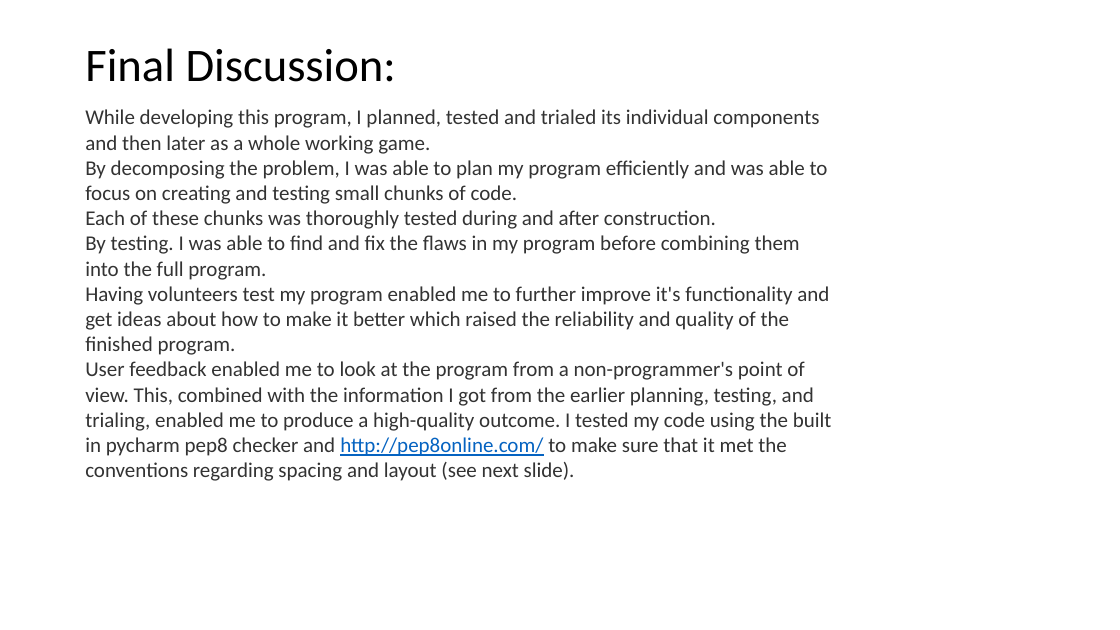
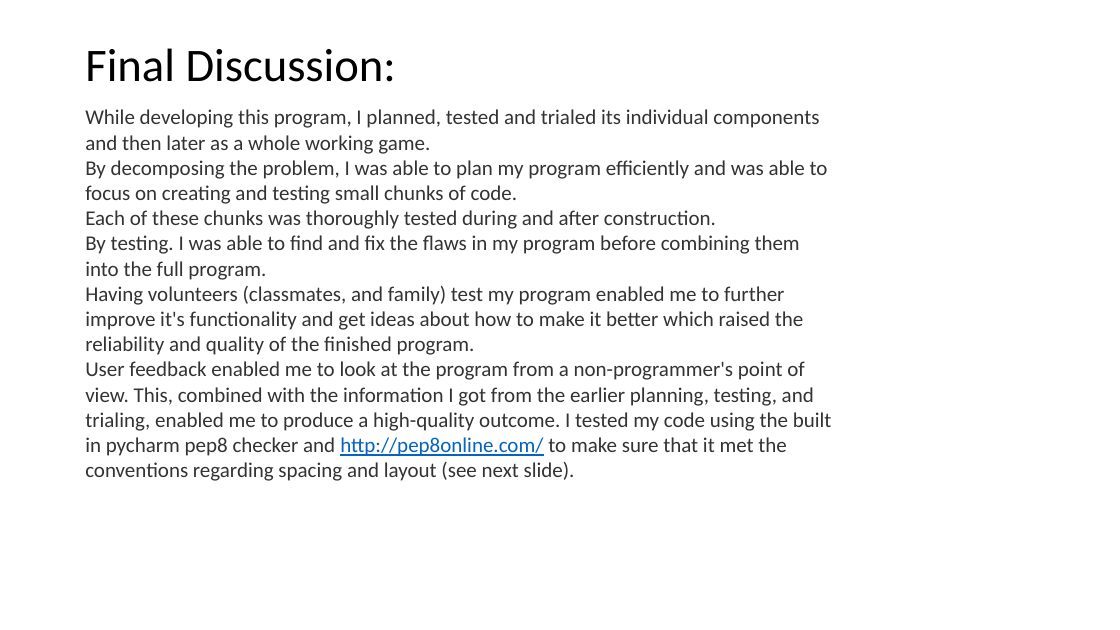
Before and after one commit to twschool/Assessment, a slide deck: slide 33 of Maori quiz documentation.pptx (slide 28 before the commit). Drawn at 1120x630 pixels with LibreOffice and Linux fonts; fonts in the diff are those of the drawing. Boxes give left, top, right and bottom in pixels: in the first picture for what was removed or moved away, otherwise in the second. Text is boxed around its words. In the diff, an @@ line names an element or a change of style, - is before the commit and + after.

```diff
--- a/Maori quiz documentation.pptx
+++ b/Maori quiz documentation.pptx
@@ text at box(85, 286, 803, 355): text changed @@
-Having volunteers test my program enabled me to further improve it's functionality and get ideas about how to make it better which raised the reliability and quality of the finished program.
+Having volunteers (classmates, and family) test my program enabled me to further improve it's functionality and get ideas about how to make it better which raised the reliability and quality of the finished program.
```
Also in this commit, not shown: 5 other slides changed, 6 slides added, 1 other file.
